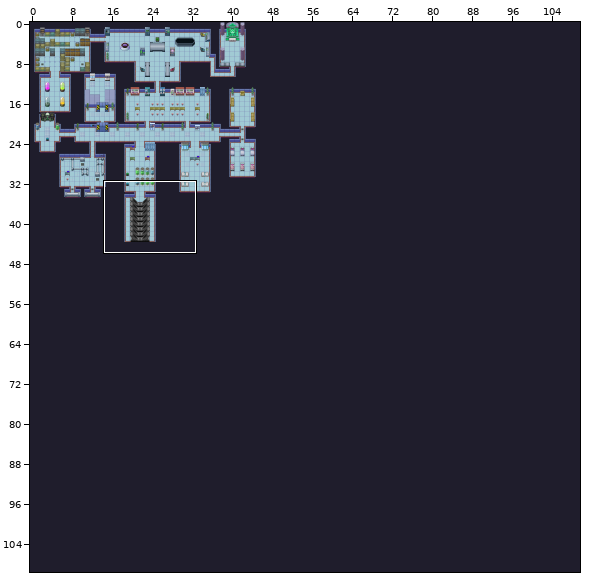
An edit to a level. Tiled map, map.tmx. The picture above shows the old version from afar; the outline marks the close-up.
Close-up. First the earlier version:
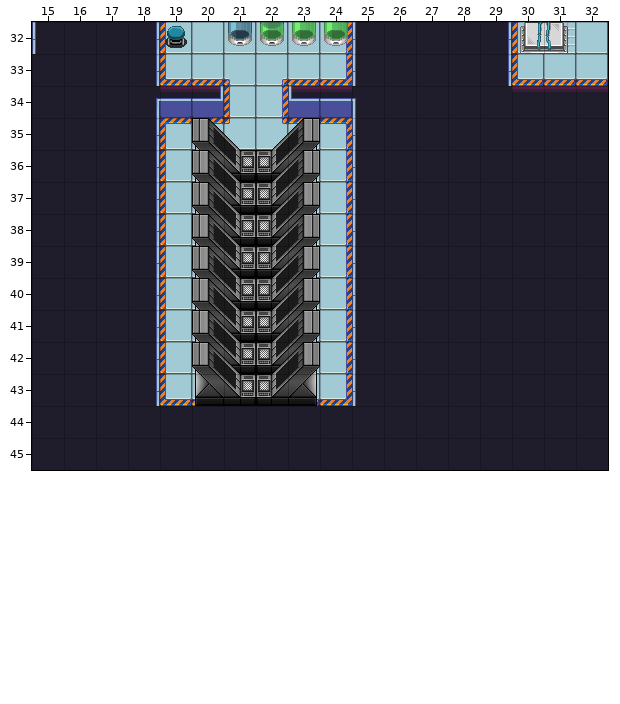
Cells are 32x32 px. Shown: x 15..32, y 32..45. The commit also changed other parts of the map, which this record leaves out.
The result:
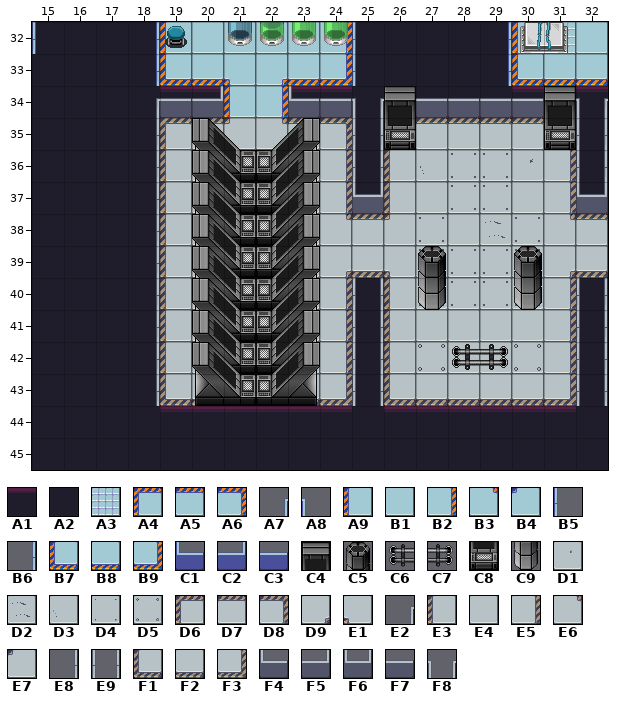
Key: from "TILES": A1 1, A2 2, A3 9, A4 40, A5 41, A6 42, A7 56, A8 57, A9 60, B1 61, B2 62, B3 64, B4 65, B5 76, B6 77, B7 80, B8 81, B9 82, C1 96, C2 97, C3 116, C4 610, C5 612, C6 620, C7 621, C8 630, C9 632, D1 660, D2 661, D3 662, D4 669, D5 670, D6 700, D7 701, D8 702, D9 704, E1 705, E2 716, E3 720, E4 721, E5 722, E6 724, E7 725, E8 737, E9 739, F1 740, F2 741, F3 742, F4 756, F5 757, F6 759, F7 776, F8 797.
__ is an empty cell.
Changes in this commit:
Layer "floor (это пол, по которому мы":
Tile A2 gives way to one hidden under a higher layer in row 35 at x 26 and 31.
Tile A1 replaces tile A2 in row 44 at x 19 to 24 and 26 to 31.
Tile D1 replaces tile A2 in row 36 at x 30.
Tile D2 replaces tile A2 in row 38 at x 29.
Tile D3 replaces tile A2 in row 36 at x 27.
Tile D4 replaces tile A2 in rows 36 to 37 at x 28 to 29; in row 38 at x 27 and 30; in rows 39 to 40 at x 27 to 30.
Tile D5 replaces tile A2 in row 42 at x 27 and 30.
Tile D6 replaces tile A4 in row 35 at x 19.
Tile D7 replaces tile A2 in row 35 at x 27 to 30; in row 38 at x 25 and 32.
Tile D7 replaces tile A5 in row 35 at x 20 and 23.
Tile D8 replaces tile A6 in row 35 at x 24.
Tile D9 replaces tile A2 in row 39 at x 31.
Tile D9 replaces tile B2 in row 39 at x 24.
Tile E1 replaces tile A2 in row 39 at x 26.
Tile E3 replaces tile A2 in rows 36 to 37 at x 26; in rows 40 to 42 at x 26.
Tile E3 replaces tile A9 in rows 36 to 42 at x 19.
Tile E4 replaces tile A2 in row 37 at x 27 and 30; in row 38 at x 28; in row 41 at x 27 to 30; in row 42 at x 28 to 29.
Tile E4 replaces tile A3 in row 36 at x 20 and 23; in row 38 at x 20 and 23; in row 40 at x 20 and 23; in row 42 at x 20 and 23.
Tile E4 replaces tile B1 in row 37 at x 23; in row 39 at x 23; in row 41 at x 23.
Tile E5 replaces tile A2 in rows 36 to 37 at x 31; in rows 40 to 42 at x 31.
Tile E5 replaces tile B2 in rows 36 to 37 at x 24; in rows 40 to 42 at x 24.
Tile E6 replaces tile A2 in row 38 at x 31.
Tile E6 replaces tile B2 in row 38 at x 24.
Tile E6 replaces tile B3 in row 35 at x 22.
Tile E7 replaces tile A2 in row 38 at x 26.
Tile E7 replaces tile B4 in row 35 at x 21.
Tile F1 replaces tile A2 in row 43 at x 26.
Tile F1 replaces tile B7 in row 43 at x 19.
Tile F2 replaces tile A2 in row 39 at x 25 and 32; in row 43 at x 27 to 30.
Tile F2 replaces tile B8 in row 43 at x 20 and 23.
Tile F3 replaces tile A2 in row 43 at x 31.
Tile F3 replaces tile B9 in row 43 at x 24.
Layer "objects (непроходимыеб возможн":
Tile C6 is added in row 42 at x 28.
Tile C7 is added in row 42 at x 29.
Tile C8 is added in row 35 at x 26 and 31.
Tile C9 is added in row 40 at x 27 and 30.
Tile E2 replaces tile A7 in row 34 at x 18.
Tile E8 replaces tile B6 in rows 35 to 43 at x 18.
Tile E9 replaces tile B5 in rows 35 to 36 at x 25; in rows 40 to 43 at x 25.
Tile E9 is added in rows 35 to 36 at x 32; in rows 40 to 43 at x 32.
Tile F4 replaces tile C1 in row 34 at x 23.
Tile F5 replaces tile C2 in row 34 at x 20.
Tile F6 replaces tile B5 in row 37 at x 25.
Tile F6 is added in row 37 at x 32.
Tile F7 replaces tile C3 in row 34 at x 19 and 24.
Tile F7 is added in row 34 at x 27 to 30.
Tile F8 replaces tile A8 in row 34 at x 25.
Tile F8 is added in row 34 at x 32.
Tile B5 is removed in rows 38 to 39 at x 25.
Layer "objects top (это верхние части":
Tile C4 is added in row 34 at x 26 and 31.
Tile C5 is added in row 39 at x 27 and 30.
Where, in picture pixels (left, top, right, bottom), the same in both close-ups:
changed: (156, 86, 608, 412)
